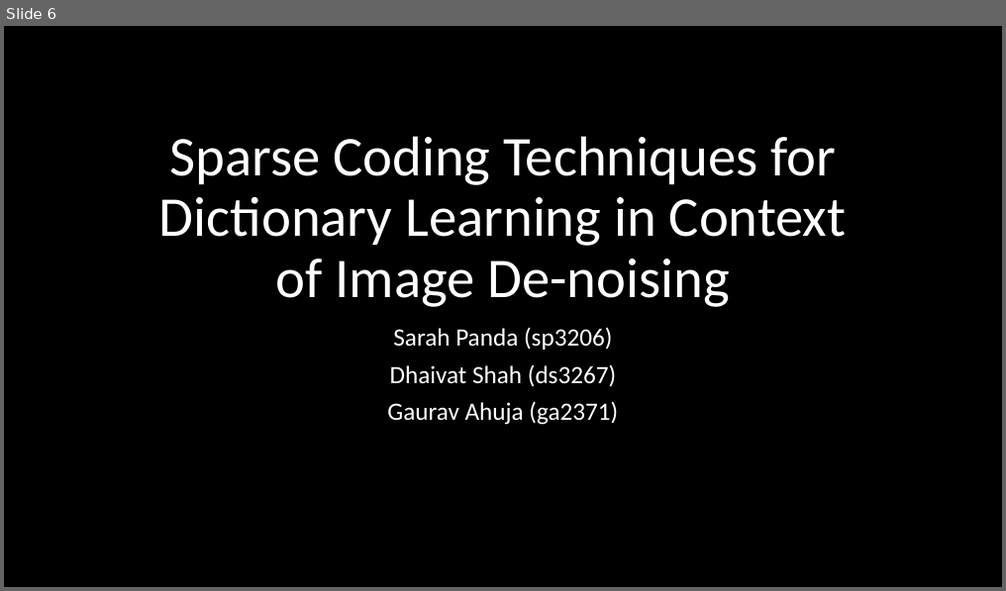
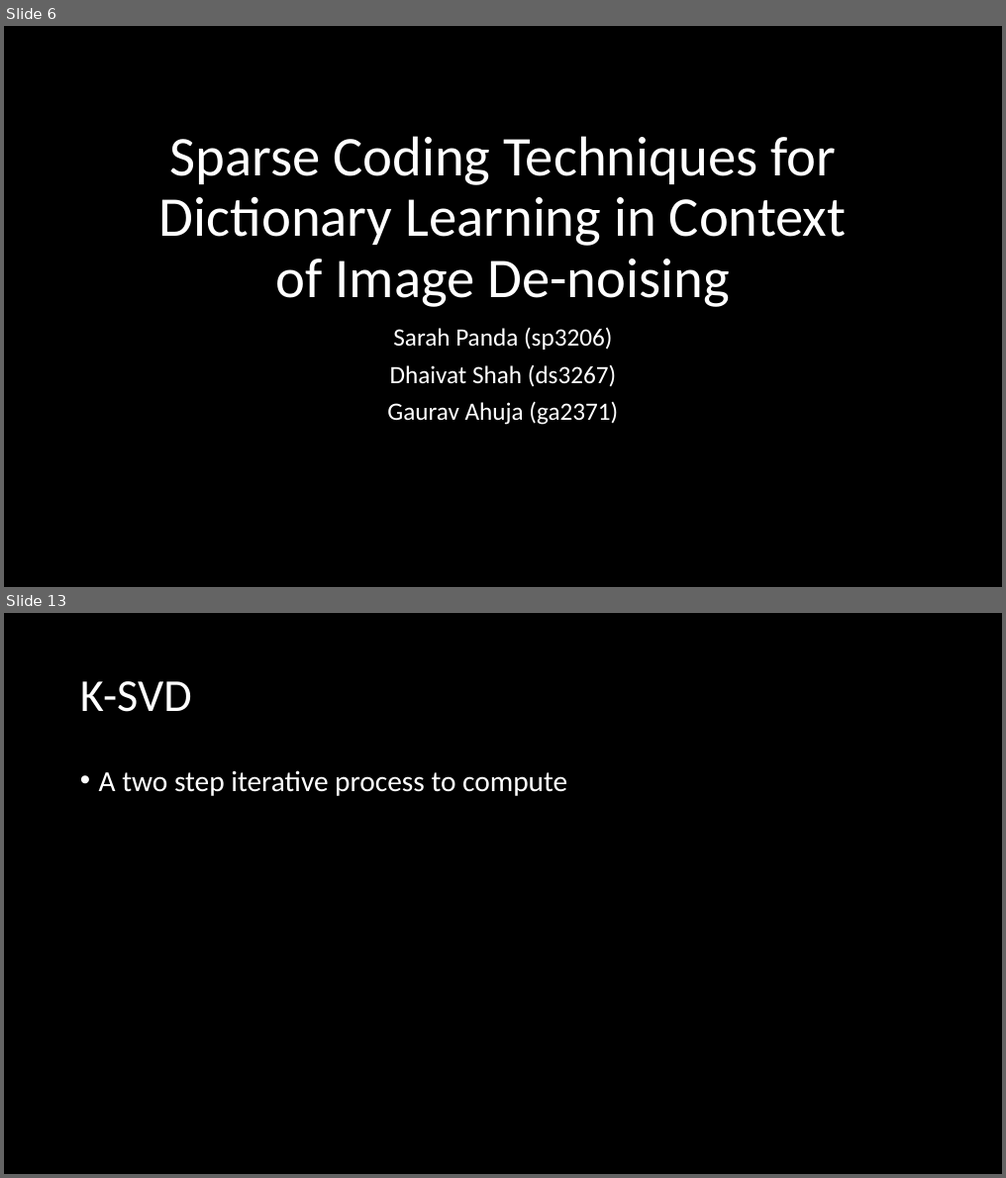
Before and after one commit to dkdfirefly/aml, a slide deck: Advanced Machine Learning.pptx. Shown one above the other, each under a label of ours: slide 6 before the commit, slides 6 and 13 after it; the slides between them are not shown. The pictures are 1006x591 and 1006x1178 pixels, drawn with LibreOffice and Linux fonts; fonts in the diff are those of the drawing. Boxes give left, top, right and bottom in pixels: in the first picture for what was removed or moved away, otherwise in the second. Text is boxed around its words. In the diff, an @@ line names an element or a change of style, - is before the commit and + after.

```diff
--- a/Advanced Machine Learning.pptx
+++ b/Advanced Machine Learning.pptx
@@ slide 13 added at box(4, 613, 1002, 1174), background #000000 @@
@@ title added at box(80, 681, 192, 712), 44 pt, text #FFFFFF @@
+K-SVD
@@ text added at box(99, 770, 567, 796), 28 pt, text #FFFFFF @@
+• A two step iterative process to compute
```
Also in this commit, not shown: 23 other slides added.
